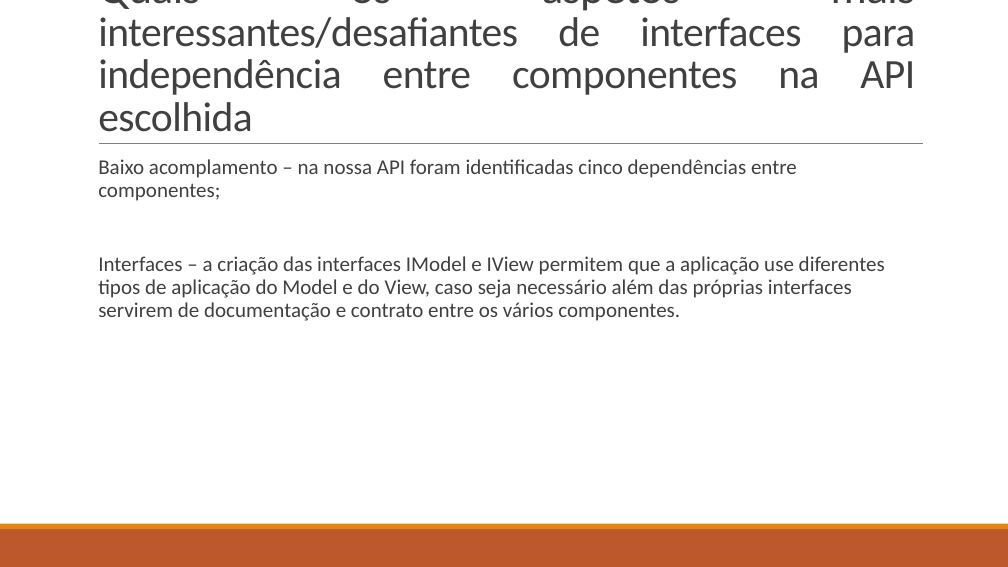
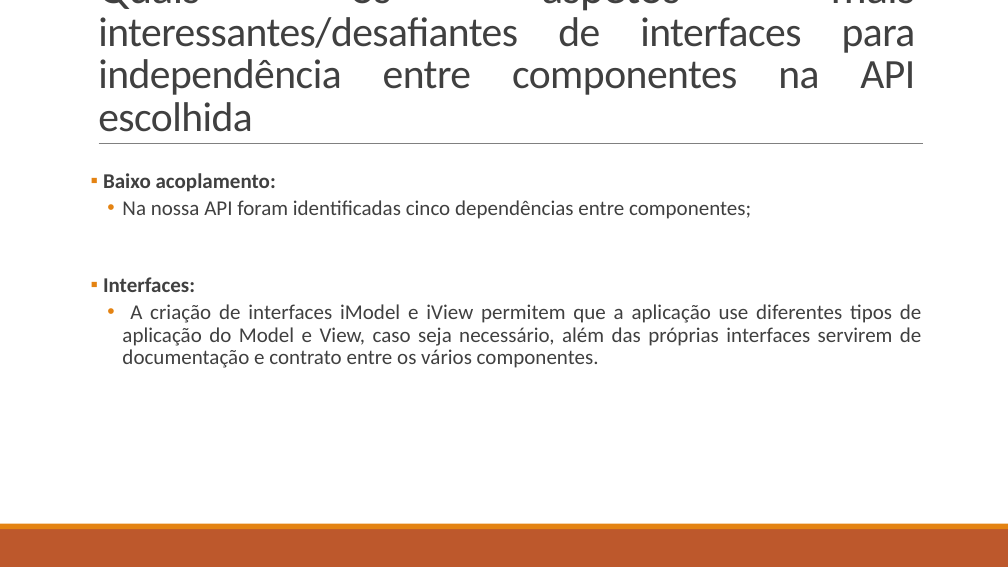
Before and after one commit to lightningspirit/LDS2023, a slide deck: slide 6 of Apresentação da aplicação demonstradora de análise e edição de imagens.pptx. Drawn at 1008x567 pixels with LibreOffice and Linux fonts; fonts in the diff are those of the drawing. Boxes give left, top, right and bottom in pixels: in the first picture for what was removed or moved away, otherwise in the second. Text is boxed around its words. In the diff, an @@ line names an element or a change of style, - is before the commit and + after.

```diff
--- a/Apresentação da aplicação demonstradora de análise e edição de imagens.pptx
+++ b/Apresentação da aplicação demonstradora de análise e edição de imagens.pptx
@@ text at box(103, 173, 921, 368): text changed @@
-  Baixo acomplamento – na nossa API foram identificadas cinco dependências entre componentes;
-  Interfaces – a criação das interfaces IModel e IView permitem que a aplicação use diferentes tipos de aplicação do Model e do View, caso seja necessário além das próprias interfaces servirem de documentação e contrato entre os vários componentes.
+▪ Baixo acoplamento:
+  • Na nossa API foram identificadas cinco dependências entre componentes;
+▪ Interfaces:
+  • A criação de interfaces iModel e iView permitem que a aplicação use diferentes tipos de aplicação do Model e View, caso seja necessário, além das próprias interfaces servirem de documentação e contrato entre os vários componentes.
```
Also in this commit, not shown: 4 other slides changed.
